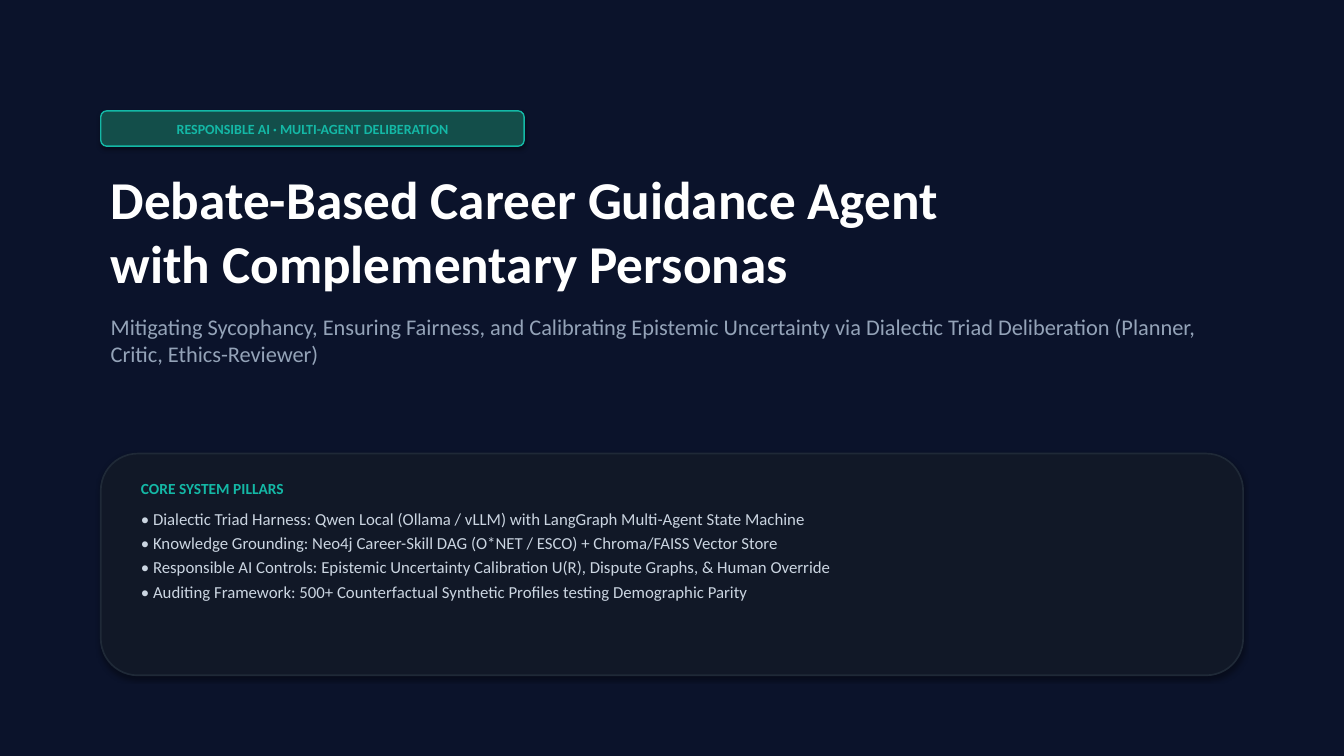
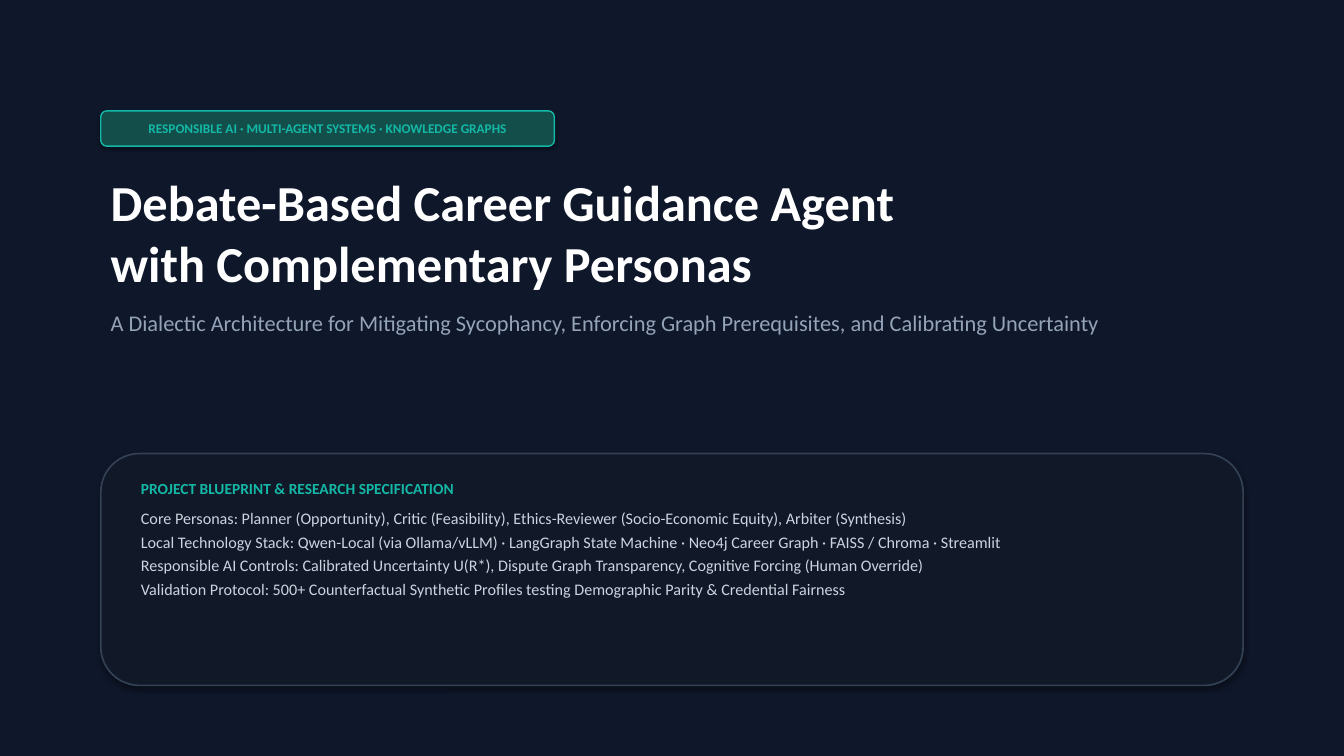
Before and after one commit to parth2024-tech/rai-project, a slide deck: slide 1 of Debate_Career_Guidance_Agent_Presentation.pptx. Drawn at 1344x756 pixels with LibreOffice and Linux fonts; fonts in the diff are those of the drawing. Boxes give left, top, right and bottom in pixels: in the first picture for what was removed or moved away, otherwise in the second. Text is boxed around its words. In the diff, an @@ line names an element or a change of style, - is before the commit and + after.

Commit message:
feat: implement human-crafted 15-slide deck with native flowcharts, literature survey, and outcome metrics

```diff
--- a/Debate_Career_Guidance_Agent_Presentation.pptx
+++ b/Debate_Career_Guidance_Agent_Presentation.pptx
@@ rectangle at bbox=[0, 0, 1344, 756]: fill #0B132B to #0F172A @@
@@ rounded rectangle "RESPONSIBLE AI · MULTI-AGENT SYSTEMS ...": place and size @@
-rounded rectangle "RESPONSIBLE AI · MULTI-AGENT SYSTEMS ..." at bbox=[101, 111, 524, 146]
+rounded rectangle "RESPONSIBLE AI · MULTI-AGENT SYSTEMS ..." at bbox=[101, 111, 555, 146]
@@ text in rounded rectangle at bbox=[148, 124, 507, 133]: text changed; size 10 to 9.5 pt @@
-RESPONSIBLE AI · MULTI-AGENT DELIBERATION
+RESPONSIBLE AI · MULTI-AGENT SYSTEMS · KNOWLEDGE GRAPHS
@@ text at bbox=[111, 185, 894, 290]: size 38 to 36 pt in "Debate-Based Career Guidance Agent with Complementary Person ..."; less space between paragraphs @@
@@ text at bbox=[111, 315, 1099, 335]: text changed @@
-Mitigating Sycophancy, Ensuring Fairness, and Calibrating Epistemic Uncertainty via Dialectic Triad Deliberation (Planner, Critic, Ethics-Reviewer)
+A Dialectic Architecture for Mitigating Sycophancy, Enforcing Graph Prerequisites, and Calibrating Uncertainty
@@ rounded rectangle: place and size @@
-rounded rectangle at bbox=[101, 454, 1243, 676]
+rounded rectangle at bbox=[101, 454, 1243, 686]
@@ rounded rectangle at bbox=[101, 454, 1243, 686]: outline #1F2937 1.2 pt to #334155 1.2 pt @@
@@ text at bbox=[141, 484, 1001, 598]: text changed; size 12 to 11.5 pt @@
-CORE SYSTEM PILLARS
-• Dialectic Triad Harness: Qwen Local (Ollama / vLLM) with LangGraph Multi-Agent State Machine
-• Knowledge Grounding: Neo4j Career-Skill DAG (O*NET / ESCO) + Chroma/FAISS Vector Store
-• Responsible AI Controls: Epistemic Uncertainty Calibration U(R), Dispute Graphs, & Human Override
-• Auditing Framework: 500+ Counterfactual Synthetic Profiles testing Demographic Parity
+PROJECT BLUEPRINT & RESEARCH SPECIFICATION
+Core Personas: Planner (Opportunity), Critic (Feasibility), Ethics-Reviewer (Socio-Economic Equity), Arbiter (Synthesis)
+Local Technology Stack: Qwen-Local (via Ollama/vLLM) · LangGraph State Machine · Neo4j Career Graph · FAISS / Chroma · Streamlit
+Responsible AI Controls: Calibrated Uncertainty U(R*), Dispute Graph Transparency, Cognitive Forcing (Human Override)
+Validation Protocol: 500+ Counterfactual Synthetic Profiles testing Demographic Parity & Credential Fairness
```
Also in this commit, not shown: 9 other slides changed, 5 slides added, 4 slides removed, 3 other files.
